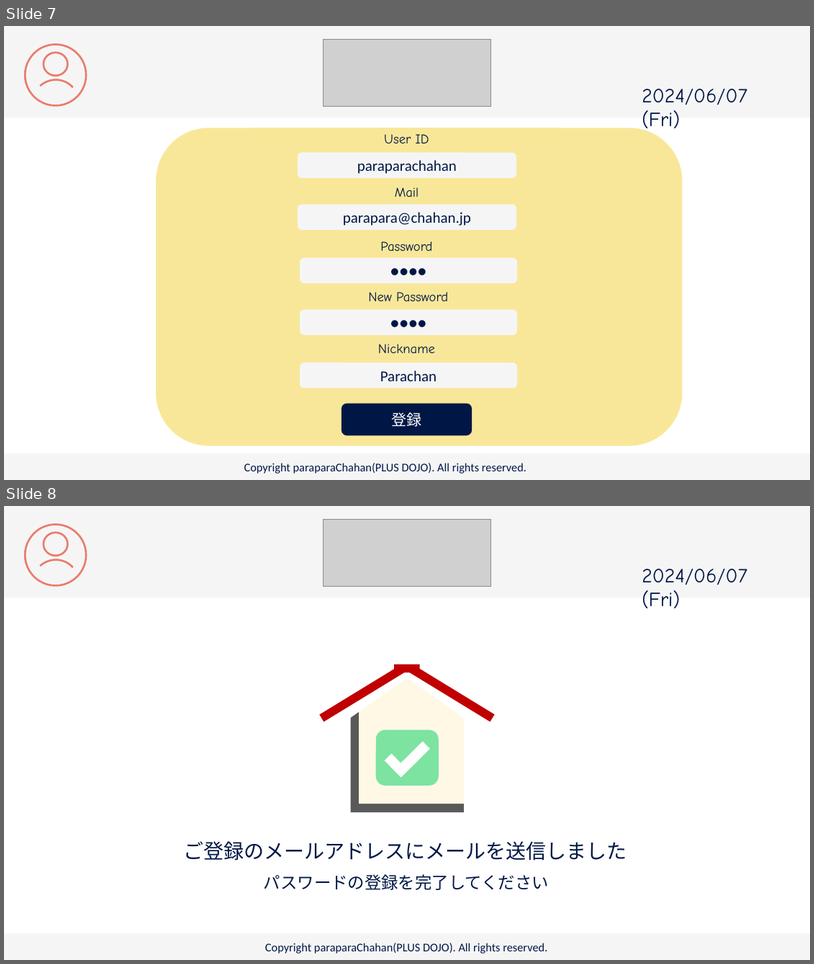
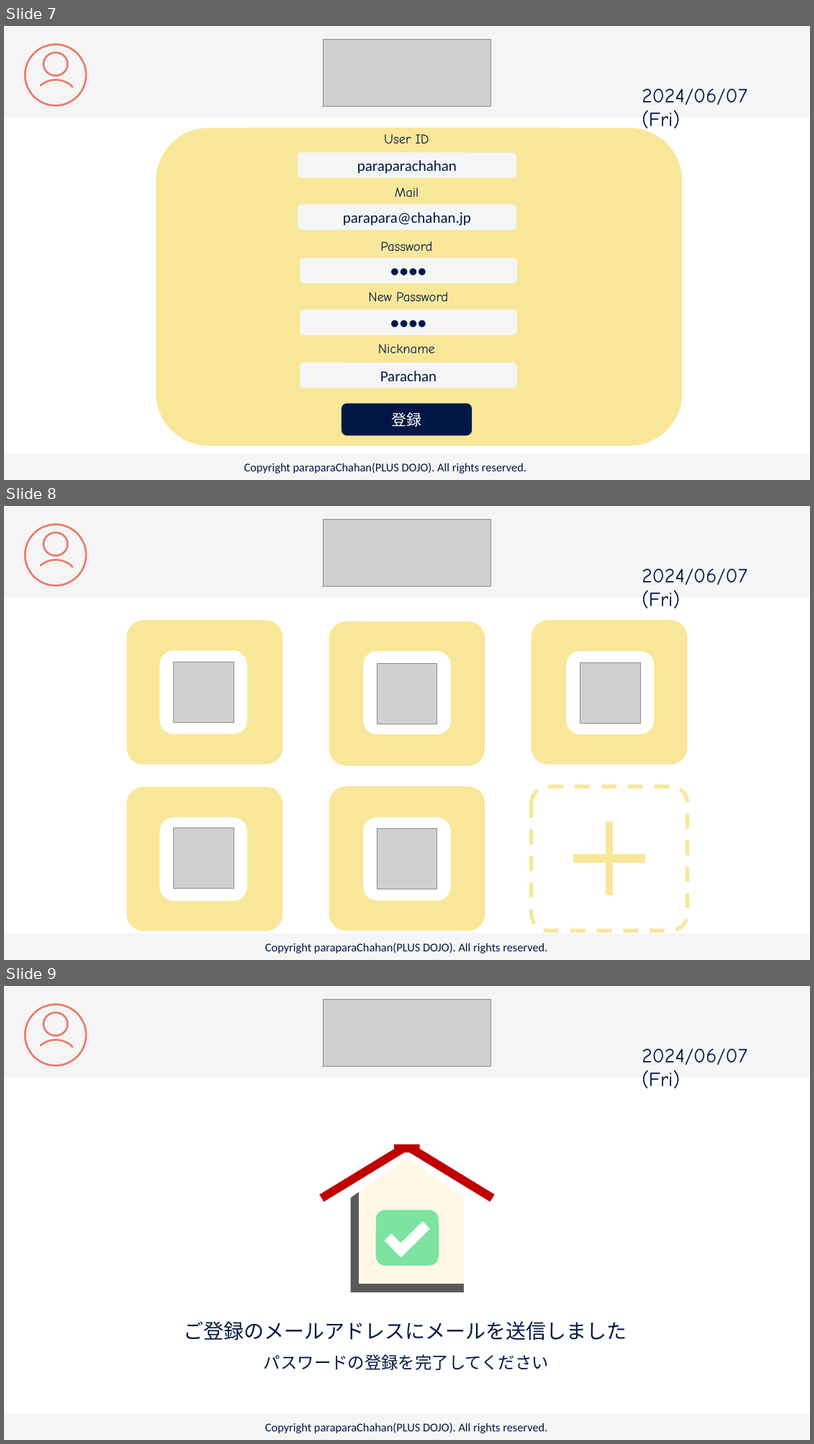
Before and after one commit to plusdojo2024/C2, a slide deck: doc/13_外部設計/famiLink 画面デザイン.pptx. Shown one above the other, each under a label of ours: slides 7 and 8 before the commit, slides 7, 8 and 9 after it. The pictures are 814x964 and 814x1444 pixels, drawn with LibreOffice and Linux fonts; fonts in the diff are those of the drawing; grey boxes stand for pictures. Boxes give left, top, right and bottom in pixels: in the first picture for what was removed or moved away, otherwise in the second. Text is boxed around its words. In the diff, an @@ line names an element or a change of style, - is before the commit and + after.

```diff
--- a/doc/13_外部設計/famiLink 画面デザイン.pptx
+++ b/doc/13_外部設計/famiLink 画面デザイン.pptx
@@ slide 8 added at box(4, 506, 810, 960), background #FFFFFF @@
@@ rectangle added at box(4, 506, 810, 598), fill #F5F5F5 @@
@@ ellipse added at box(25, 524, 86, 585), outline #EA7B6B 2.25 pt @@
@@ picture added at box(324, 519, 491, 587) @@
@@ ellipse added at box(44, 533, 67, 556), outline #EA7B6B 2.25 pt @@
@@ arc (boxed as its full ellipse) added at box(23, 550, 88, 615), outline #EA7B6B 2.25 pt @@
@@ text added at box(642, 569, 748, 608), 24 pt, text #001746 @@
+2024/06/07 (Fri)
@@ rounded rectangle added at box(127, 620, 283, 764), fill #F9E799 @@
@@ rounded rectangle added at box(329, 621, 486, 765), fill #F9E799 @@
@@ rounded rectangle added at box(532, 620, 687, 764), fill #F9E799 @@
@@ rounded rectangle added at box(160, 651, 248, 734), fill #FFFFFF @@
@@ rounded rectangle added at box(363, 651, 451, 735), fill #FFFFFF @@
@@ rounded rectangle added at box(566, 651, 654, 735), fill #FFFFFF @@
@@ picture added at box(173, 662, 234, 723) @@
@@ picture added at box(377, 663, 437, 723) @@
@@ picture added at box(581, 663, 641, 723) @@
@@ rounded rectangle added at box(329, 786, 486, 930), fill #F9E799 @@
@@ rounded rectangle added at box(532, 786, 687, 930), outline #F9E799 4.5 pt dashed @@
@@ rounded rectangle added at box(127, 787, 283, 931), fill #F9E799 @@
@@ rounded rectangle added at box(160, 818, 248, 901), fill #FFFFFF @@
@@ picture added at box(173, 828, 234, 888) @@
@@ rounded rectangle added at box(363, 817, 451, 901), fill #FFFFFF @@
@@ picture added at box(377, 828, 437, 888) @@
@@ plus added at box(574, 822, 646, 895), fill #F9E799, outline #F9E799 1 pt @@
@@ rectangle added at box(4, 933, 810, 960), fill #F5F5F5 @@
@@ text added at box(265, 942, 548, 953), 14 pt, text #001746 @@
+Copyright paraparaChahan(PLUS DOJO). All rights reserved.
@@ what was slide 8 is now slide 9 @@
```
